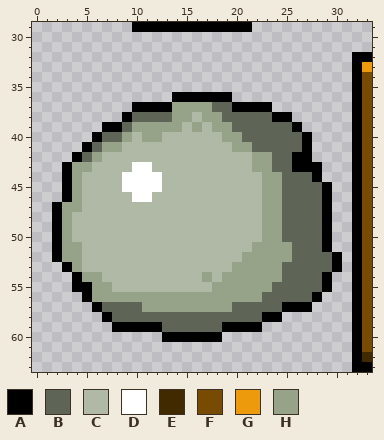
A pixel-art file gets an edit: ruzzle_sprites/ruzzle_objects.aseprite. Above, as it was before the edit.
256x256 pixels, 1 frame. Colours within 5 levels of each other are drawn and written as one. Shown: x 0..33, y 29..63.
Palette (. is transparent): A #000000  B #5e6557  C #afb9a5  D #ffffff  E #422a00  F #774c02  G #ed9b0c  H #96a389
Pixels before, first column x 2:
29 ........AAAAAAAAAAAA............
30 ................................
31 ................................
32 ..............................AA
33 ..............................AG
34 ..............................AF
35 ..............................AF
36 ............AAAAAA............AF
37 ........AAAAHHHHBBAAAA........AF
38 .......ABBBBHHCHHBBBBBAA......AF
39 .....AABHHHHHCHCHHBBBBBBA.....AF
40 ....ABBHCHHCCCCCCHHBBBBBBA....AF
41 ...ABHHCCCCCCCCCCCHHBBBBBA....AF
42 ..ABHCCCCCCCCCCCCCCCHHBBAA....AF
43 .AHHCCCCDDCCCCCCCCCCHHBBAAA...AF
44 .AHCCCCDDDDCCCCCCCCCCHHBBBA...AF
45 .AHCCCCDDDDCCCCCCCCCCHHBBBBA..AF
46 .AHCCCCCDDCCCCCCCCCCCHHBBBBA..AF
47 AHHCCCCCCCCCCCCCCCCCCHHBBBBA..AF
48 AHCCCCCCCCCCCCCCCCCCCHHBBBBA..AF
49 AHCCCCCCCCCCCCCCCCCCCHHBBBBA..AF
50 AHCCCCCCCCCCCCCCCCCCCHHBBBBA..AF
51 AHHCCCCCCCCCCCCCCCCCHHHHBBBA..AF
52 AHHCCCCCCCCCCCCCCCCHHHHHBBBBA.AF
53 .AHCCCCCCCCCCCCCCCHHHHHBBBBBA.AF
54 ..AHHCCCCCCCCCCHCHHHHHHBBBBA..AF
55 ..AAHHCCCCCCCCCCHHHHHHBBBBBA..AF
56 ...AHHHHHHHHHHHHHHHHHBBBBBA...AF
57 ....ABBBBHHHHHHHHHBBBBBAAA....AF
58 .....ABBBBBBBBBBBBBBBAA.......AF
59 ......AAAAABBBBBBAAAA.........AF
60 ...........AAAAAA.............AF
61 ..............................AF
62 ..............................AE
63 ..............................AA
After:
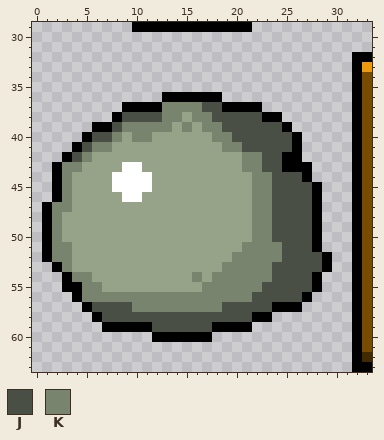
Colours new in this view: J #4a4f45  K #79846f
Edits made:
Changed rows in their new state; - is an unchanged pixel.
first column x 1:
36 ------------A-----.-----------
37 --------A---KKKKJJA---.-------
38 -------AJJJJKK-KKJJJJJA-.-----
39 -----A-JKKKKK-K-KKJJJJJJA.----
40 ----AJJK-KK-HHHHHKKJJJJJJA.---
41 ---AJKK-HHHHHHHHHHKKJJJJJA.---
42 --AJK-HHHHHHHHHHHHHHKKJJA-.---
43 -AKK-HHHD-HHHHHHHHHHKKJJA--.--
44 -AK-HHHD---HHHHHHHHHHKKJJJA.--
45 -AK-HHHD---HHHHHHHHHHKKJJJJA.-
46 -AK-HHHHD-HHHHHHHHHHHKKJJJJA.-
47 AKK-HHHHHHHHHHHHHHHHHKKJJJJA.-
48 AK-HHHHHHHHHHHHHHHHHHKKJJJJA.-
49 AK-HHHHHHHHHHHHHHHHHHKKJJJJA.-
50 AK-HHHHHHHHHHHHHHHHHHKKJJJJA.-
51 AKK-HHHHHHHHHHHHHHHHKKKKJJJA.-
52 AKK-HHHHHHHHHHHHHHHKKKKKJJJJA.
53 -AK-HHHHHHHHHHHHHHKKKKKJJJJJA.
54 --AKK-HHHHHHHHHK-KKKKKKJJJJA.-
55 --A-KK-HHHHHHHHHKKKKKKJJJJJA.-
56 ---AKKKKKKKKKKKKKKKKKJJJJJA.--
57 ----AJJJJKKKKKKKKKJJJJJA--.---
58 -----AJJJJJJJJJJJJJJJA-.------
59 ------A----JJJJJJA---.--------
60 -----------A-----.------------
